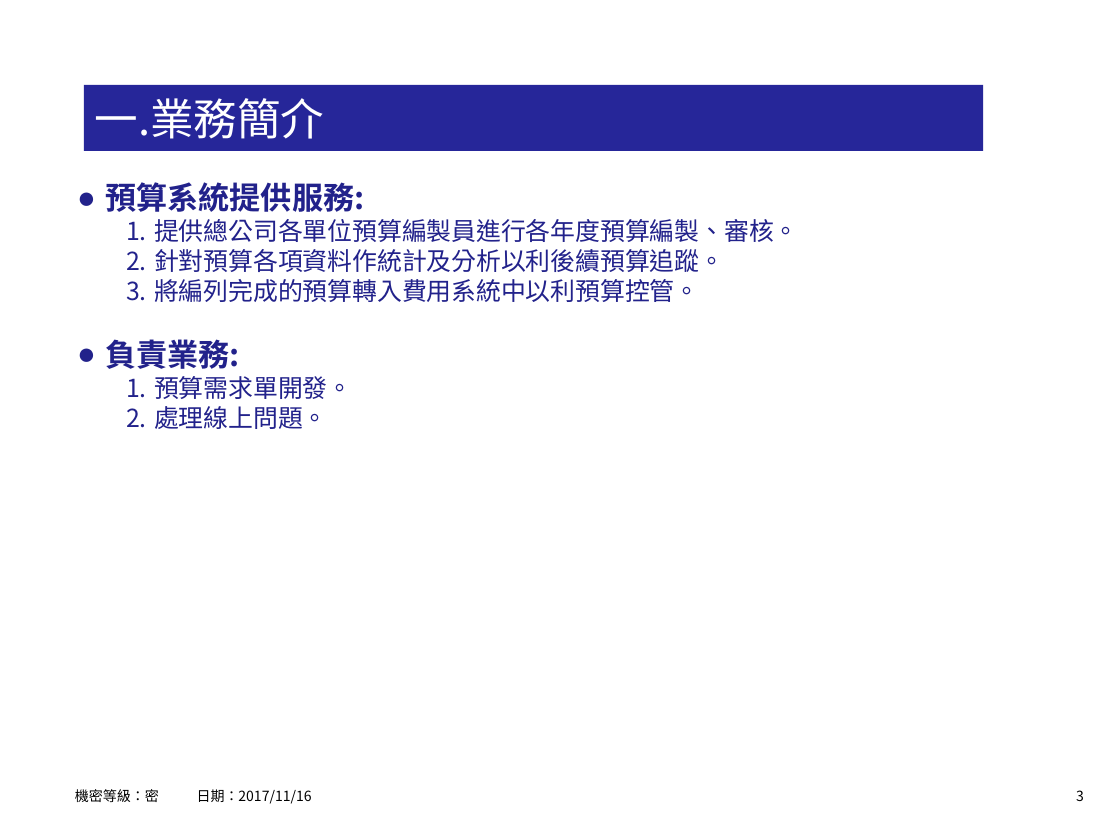
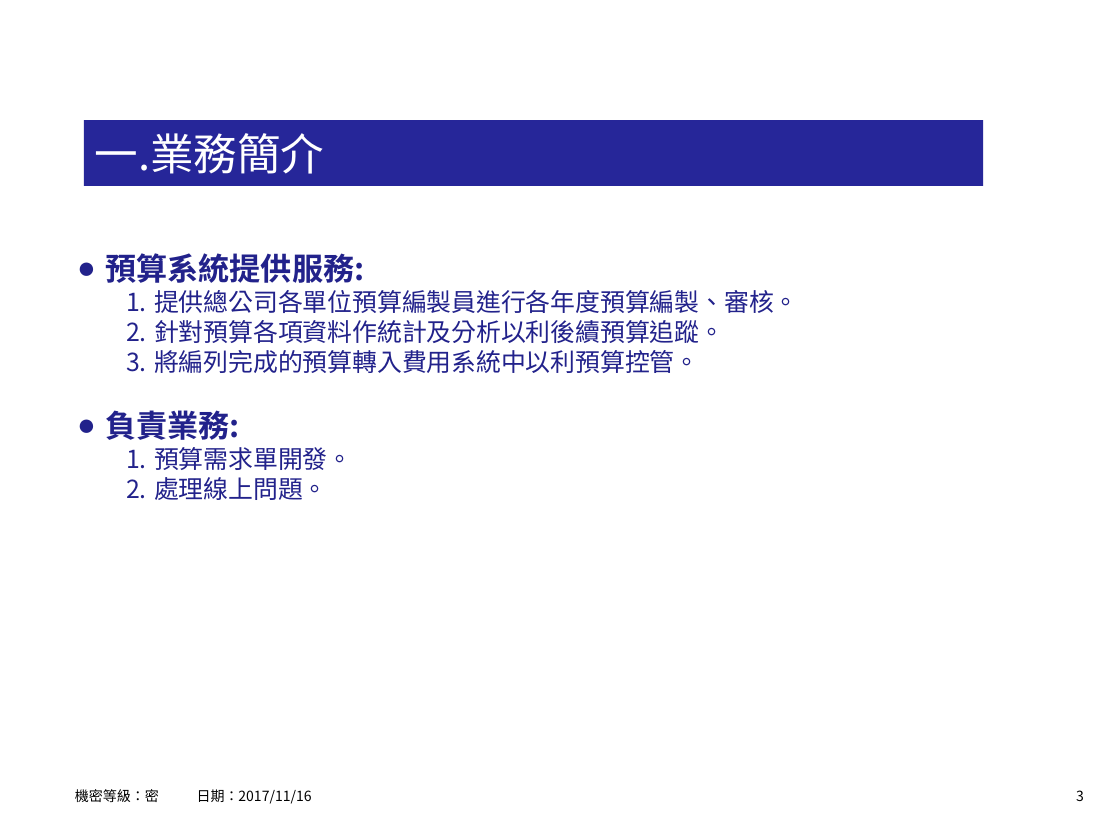
Before and after one commit to twu50100/teach, a slide deck: slide 3 of 業務簡報-twu.ppt. Drawn at 1120x840 pixels with LibreOffice and Linux fonts; fonts in the diff are those of the drawing; background and template pictures are left out. Boxes give left, top, right and bottom in pixels: in the first picture for what was removed or moved away, otherwise in the second. Text is boxed around its words. In the diff, an @@ line names an element or a change of style, - is before the commit and + after.

```diff
--- a/業務簡報-twu.ppt
+++ b/業務簡報-twu.ppt
@@ title "一.業務簡介": place and size @@
-title "一.業務簡介" at (84,85,983,151)
+title "一.業務簡介" at (84,120,983,186)
@@ text "預算系統提供服務:": place and size @@
-text "預算系統提供服務:" at (105,182,799,429)
+text "預算系統提供服務:" at (105,253,799,500)
```
Also in this commit, not shown: 3 other slides changed, 3 other files.
